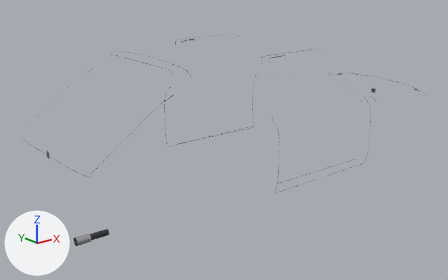
The glTF model veiculos/sketchfab/detalhe/jabuti/jabuti_detalhe.glb, before and after one commit.
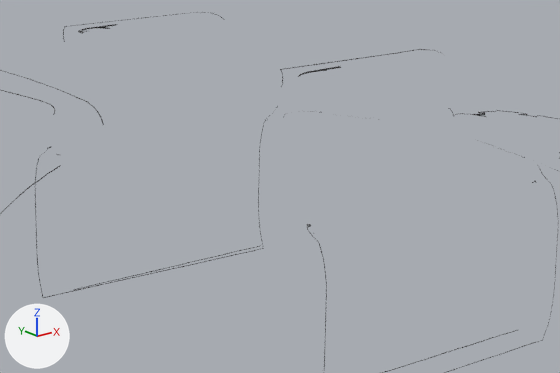
There are two pictures of each version: one whole from a 50 mm camera at (-3.39, -3.88, 2.07) aimed at (-0.25, 0.04, 0.5), one close up on the part from 34% to 83% of the width and 10% to 63% of the height. Arrows for +X, +Y and +Z are at lower left; the lights stay in place. The older version's two pictures come first.

Names of what the first close-up shows: 'det_door_fl', 'det_door_fr' and 2 more.
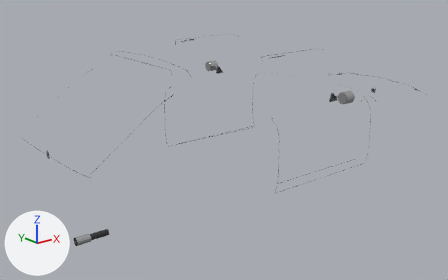
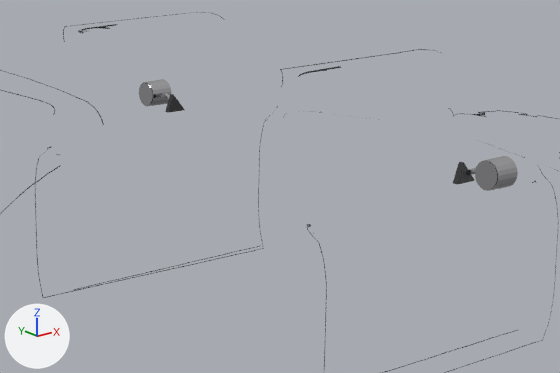
The change, as a list of edits to the scene's bpy script:
```text
Add me_det_mirror_right:
    me_det_mirror_right.from_pydata(...)  # 106 vertices, 196 faces; spans x 0.192..0.28, y -0.889..-0.708, z 0.909..1.006
    # faces by material slot: [8, 188]
    me_det_mirror_right.materials.append(mat_chassi)  # dark grey #2f2f30
    me_det_mirror_right.materials.append(mat_cromo)  # light grey #ceced1
Add me_det_mirror_left:
    me_det_mirror_left.from_pydata(...)  # 106 vertices, 196 faces; spans x 0.192..0.28, y 0.708..0.889, z 0.909..1.006
    # faces by material slot: [8, 188]
    me_det_mirror_left.materials.append(mat_chassi)  # dark grey #2f2f30
    me_det_mirror_left.materials.append(mat_cromo)  # light grey #ceced1
Add ob_det_mirror_right:
    ob_det_mirror_right = bpy.data.objects.new('det_mirror_right', me_det_mirror_right)
    ob_det_mirror_right.location = (0.0, 0.0, 0.0)
Add ob_det_mirror_left:
    ob_det_mirror_left = bpy.data.objects.new('det_mirror_left', me_det_mirror_left)
    ob_det_mirror_left.location = (0.0, 0.0, 0.0)
```

Boxes (x1, y1, x2, y2) around the edits, measured in the close-ups (560 x 373 px):
'det_mirror_right', added: after (453, 156, 518, 191)
    faces in mat_cromo (light grey #ceced1): (466, 156, 518, 191)
    faces in mat_chassi (dark grey #2f2f30): (453, 162, 475, 185)
'det_mirror_left', added: after (139, 79, 185, 113)
    faces in mat_cromo (light grey #ceced1): (139, 79, 171, 107)
    faces in mat_chassi (dark grey #2f2f30): (165, 94, 185, 113)
